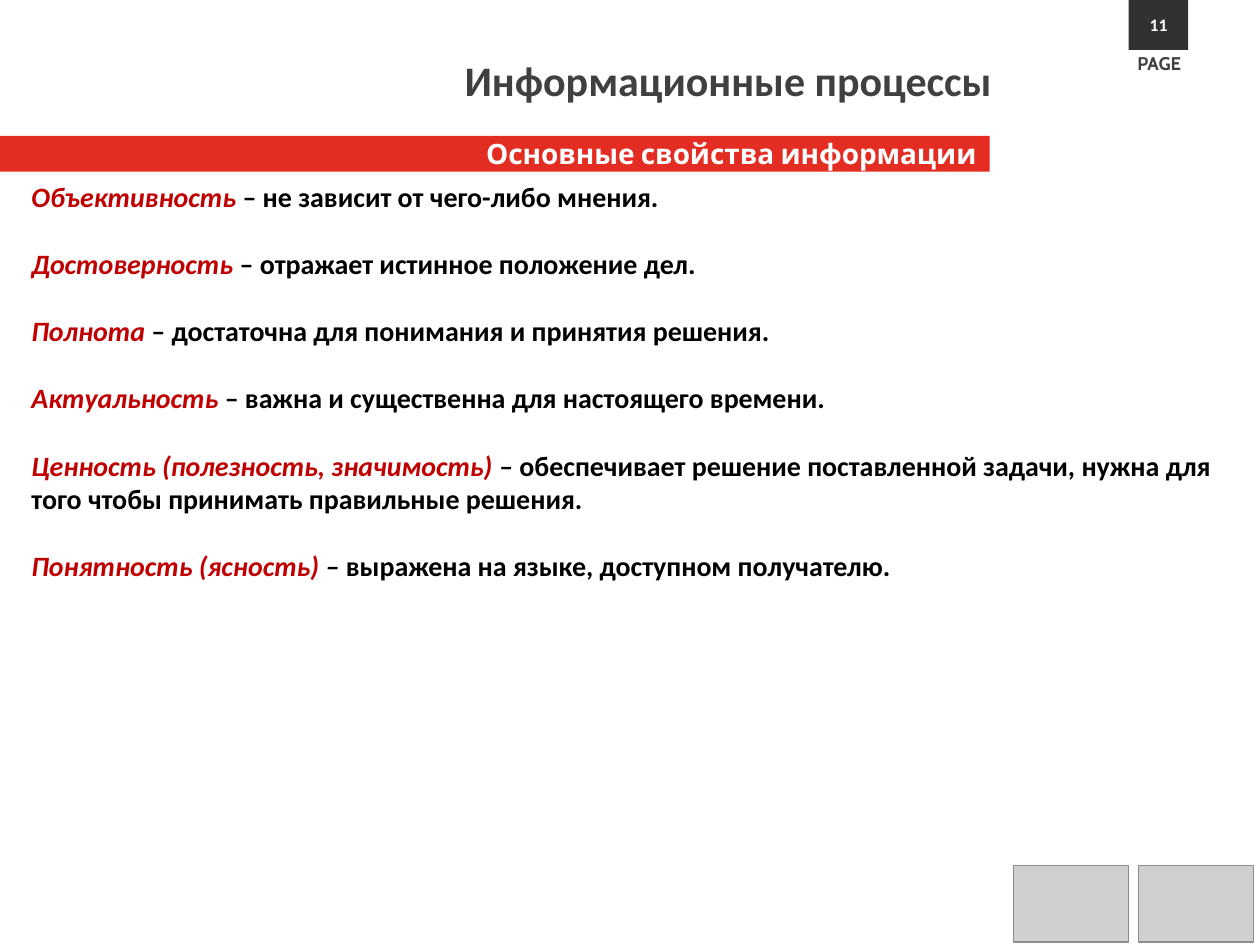
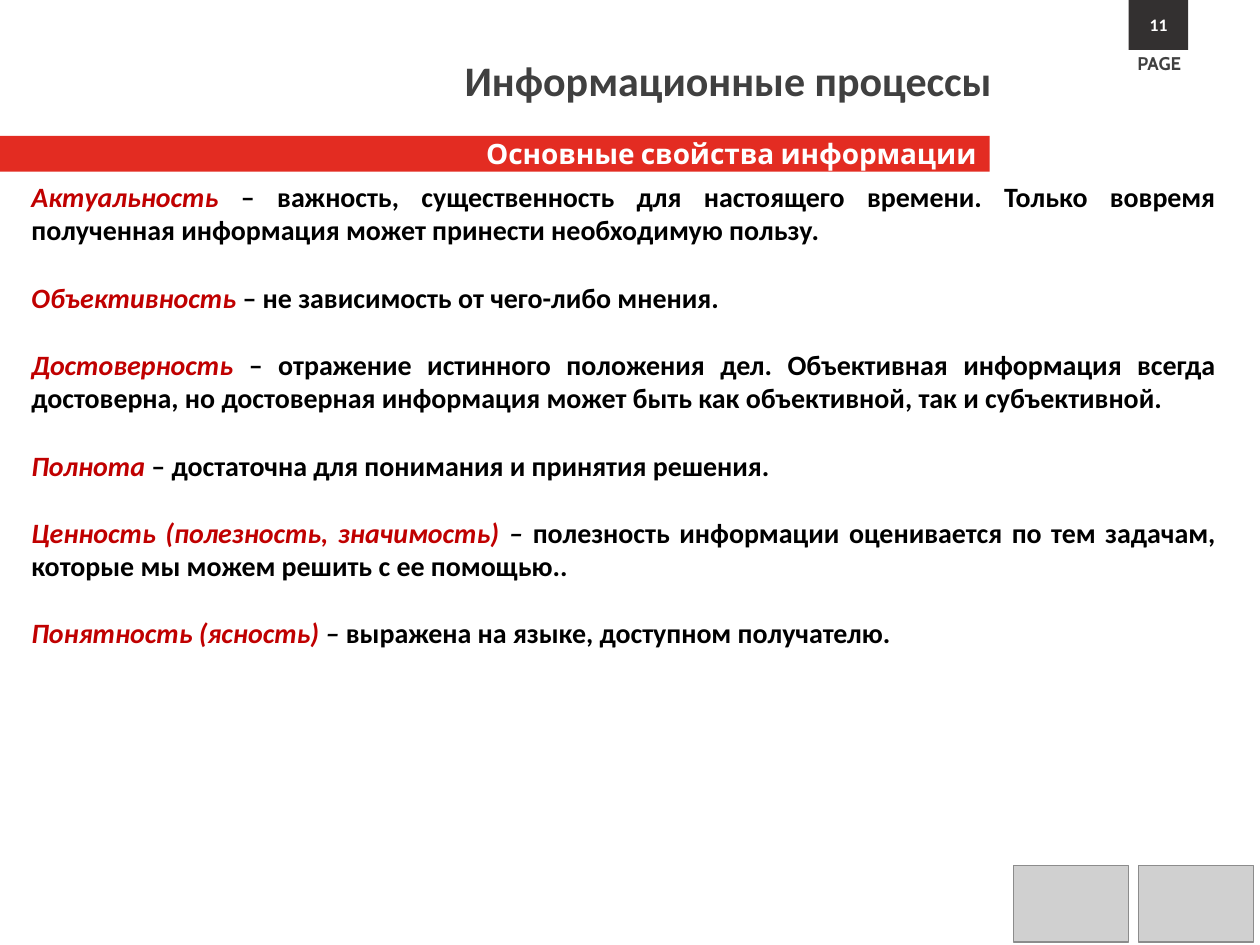
Before and after one commit to s1211001142/computer_science_course, a slide deck: slide 11 of Lectures/Л1.Информационные процессы.pptx. Drawn at 1260x945 pixels with LibreOffice and Linux fonts; fonts in the diff are those of the drawing; grey boxes stand for pictures; background and template pictures are left out. Boxes give left, top, right and bottom in pixels: in the first picture for what was removed or moved away, otherwise in the second. Text is boxed around its words. In the diff, an @@ line names an element or a change of style, - is before the commit and + after.

```diff
--- a/Lectures/Л1.Информационные процессы.pptx
+++ b/Lectures/Л1.Информационные процессы.pptx
@@ text at box(31, 189, 1215, 413): text changed @@
-Объективность – не зависит от чего-либо мнения.
-Достоверность – отражает истинное положение дел.
+Актуальность – важность, существенность для настоящего времени. Только вовремя полученная информация может принести необходимую пользу.
+Объективность – не зависимость от чего-либо мнения.
+Достоверность – отражение истинного положения дел. Объективная информация всегда достоверна, но достоверная информация может быть как объективной, так и субъективной.
@@ text at box(31, 522, 1215, 581): text changed @@
-Актуальность – важна и существенна для настоящего времени.
-Ценность (полезность, значимость) – обеспечивает решение поставленной задачи, нужна для того чтобы принимать правильные решения.
+Ценность (полезность, значимость) – полезность информации оценивается по тем задачам, которые мы можем решить с ее помощью..
```
Also in this commit, not shown: 36 other slides changed, 1 slide removed.
